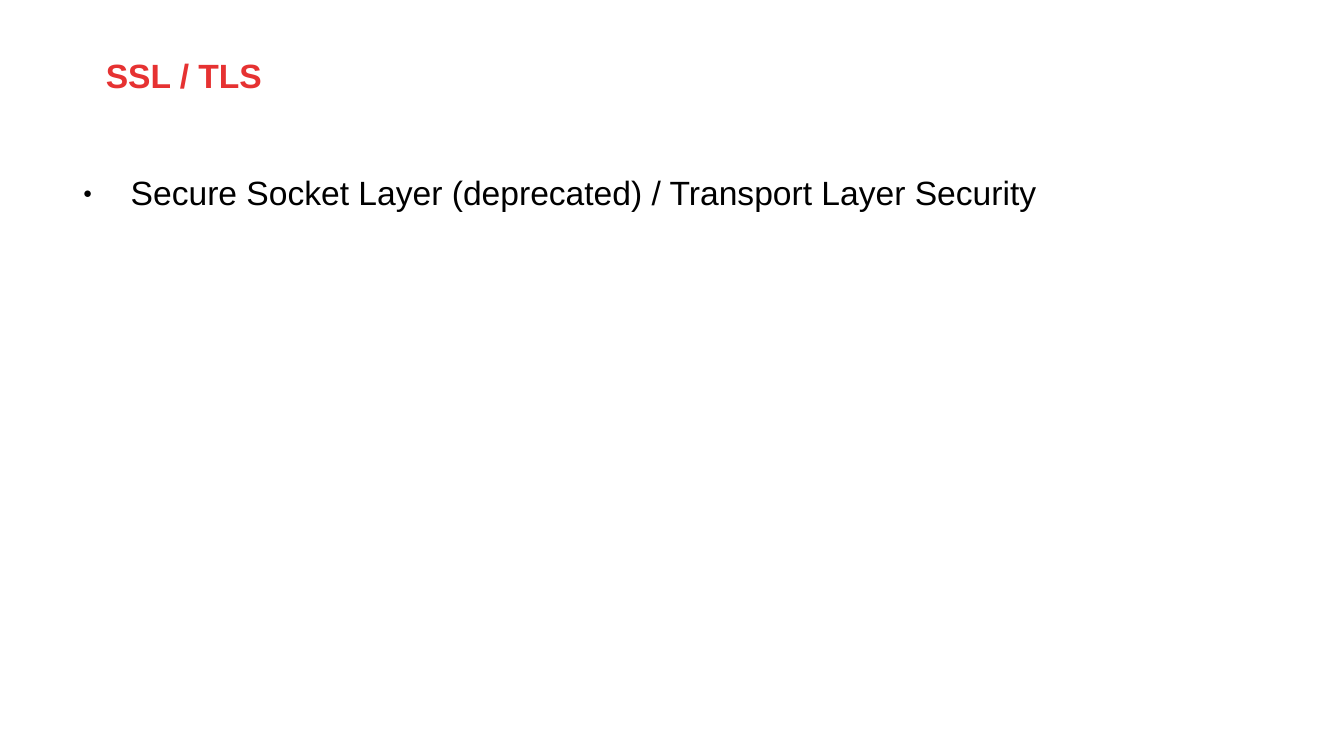
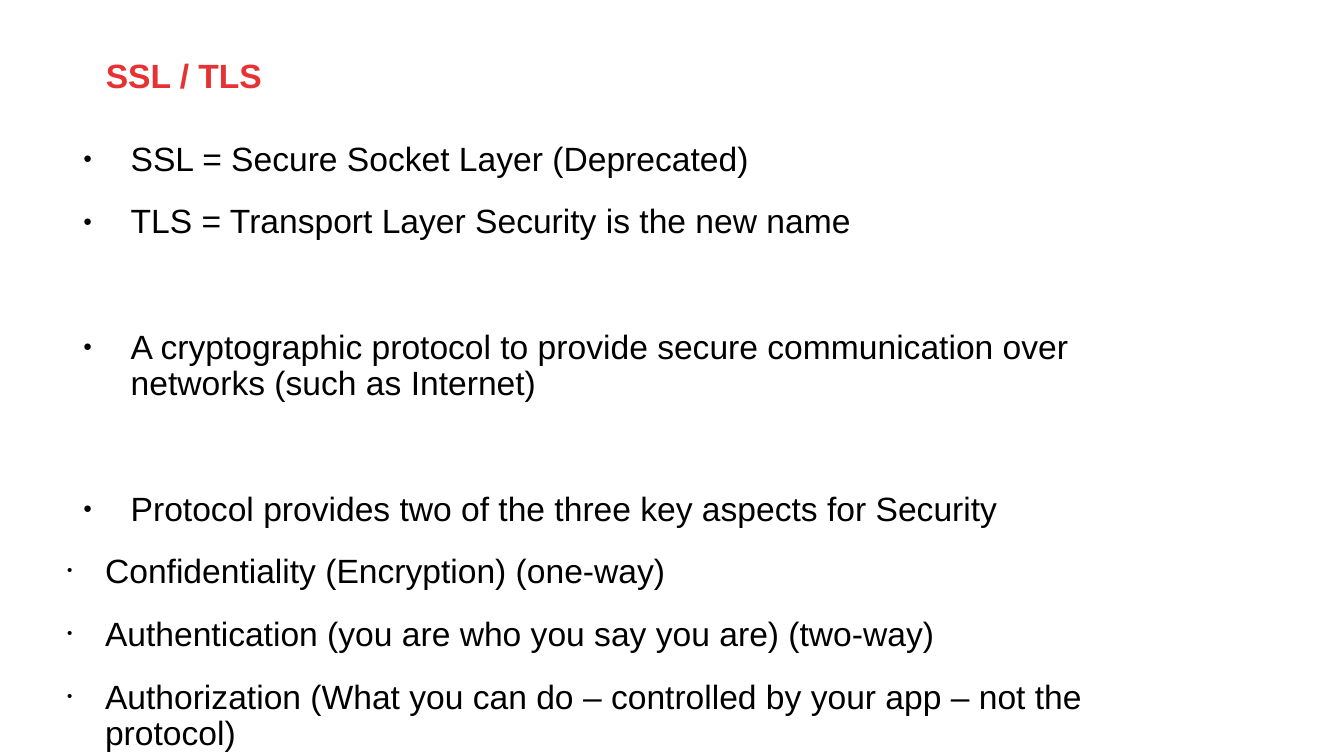
Before and after one commit to AMIS-Services/sig-web-security, a slide deck: slide 2 of slides/web-security-slides.pptx. Drawn at 1344x756 pixels with LibreOffice and Linux fonts; fonts in the diff are those of the drawing; background and template pictures are left out. Boxes give left, top, right and bottom in pixels: in the first picture for what was removed or moved away, otherwise in the second. Text is boxed around its words. In the diff, an @@ line names an element or a change of style, - is before the commit and + after.

```diff
--- a/slides/web-security-slides.pptx
+++ b/slides/web-security-slides.pptx
@@ subtitle at bbox=[105, 146, 1082, 752]: text changed @@
-● Secure Socket Layer (deprecated) / Transport Layer Security
+● SSL = Secure Socket Layer (Deprecated)
+● TLS = Transport Layer Security is the new name
+● A cryptographic protocol to provide secure communication over networks (such as Internet)
+● Protocol provides two of the three key aspects for Security
+• Confidentiality (Encryption) (one-way)
+• Authentication (you are who you say you are) (two-way)
+• Authorization (What you can do – controlled by your app – not the protocol)
```
Also in this commit, not shown: 2 other slides changed, 2 slides added.
